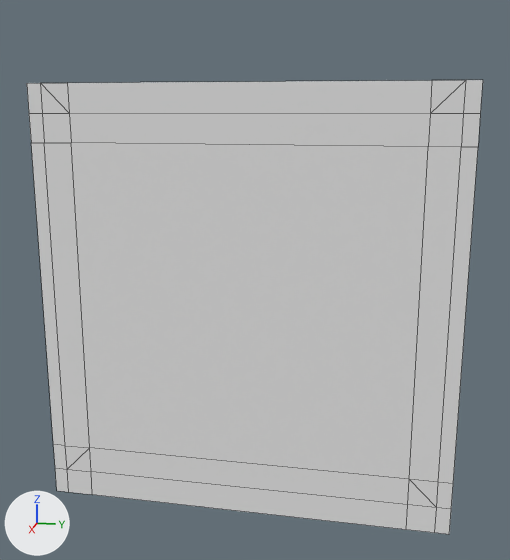
The FBX model Source/Assets/Models/Axel/Modular/Int_WallMid.fbx, before and after one commit.
Before and after are seen from a camera (50 mm lens) standing at (4.53, -0.48, 2.95) and looking at (-0.2, -1.43, 1.76). Every picture has the same lights, and +X, +Y and +Z are marked at lower left. Mesh edges are drawn as thin lines. Where no turn or scale is listed for an object, it has been applied to the vertices.

Objects in the first picture: 'Int_WallMid'.
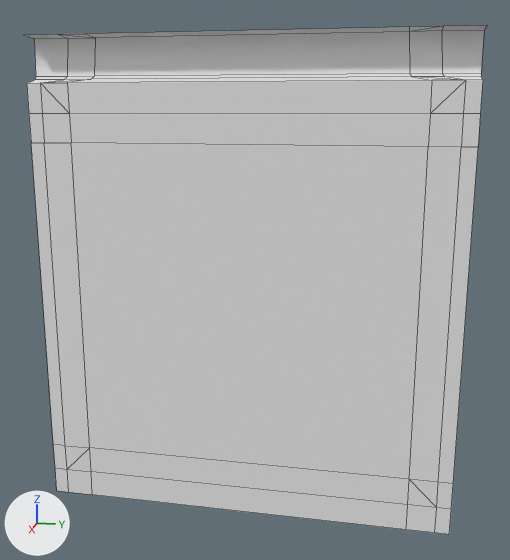
What changed in the scene script:
```text
Change me_cube_152:
    used by ob_int_wallmid; location = (0.0, 0.0, 0.0)
    remove me_cube_152.from_pydata(...)  # 36 vertices, 29 faces; spans x -0.1, y -3.0..0.0, z 0.0..3.1
    add me_cube_152.from_pydata(...)  # 64 vertices, 53 faces; spans x -0.25..-0.1, y -3.0..0.0, z 0.0..3.41
    me_cube_152 part 1
    19 vertices are added at x -0.25..-0.1, y -3.0..0.0, z 3.1..3.41
    9 new vertices lie (0.0, 0.2, 0.0) away from vertices in x -0.25..-0.1, y -2.9..-0.42, z 3.1..3.41
    24 new faces join them
```

Changed parts and their boxes (x1, y1, x2, y2) in the pictures (510 x 560 px):
'Int_WallMid', reshaped (12% taller)
    before: (27, 80, 483, 534)
    after: (24, 25, 487, 534)
part 1 of me_cube_152, added
    after: (24, 25, 487, 83)
